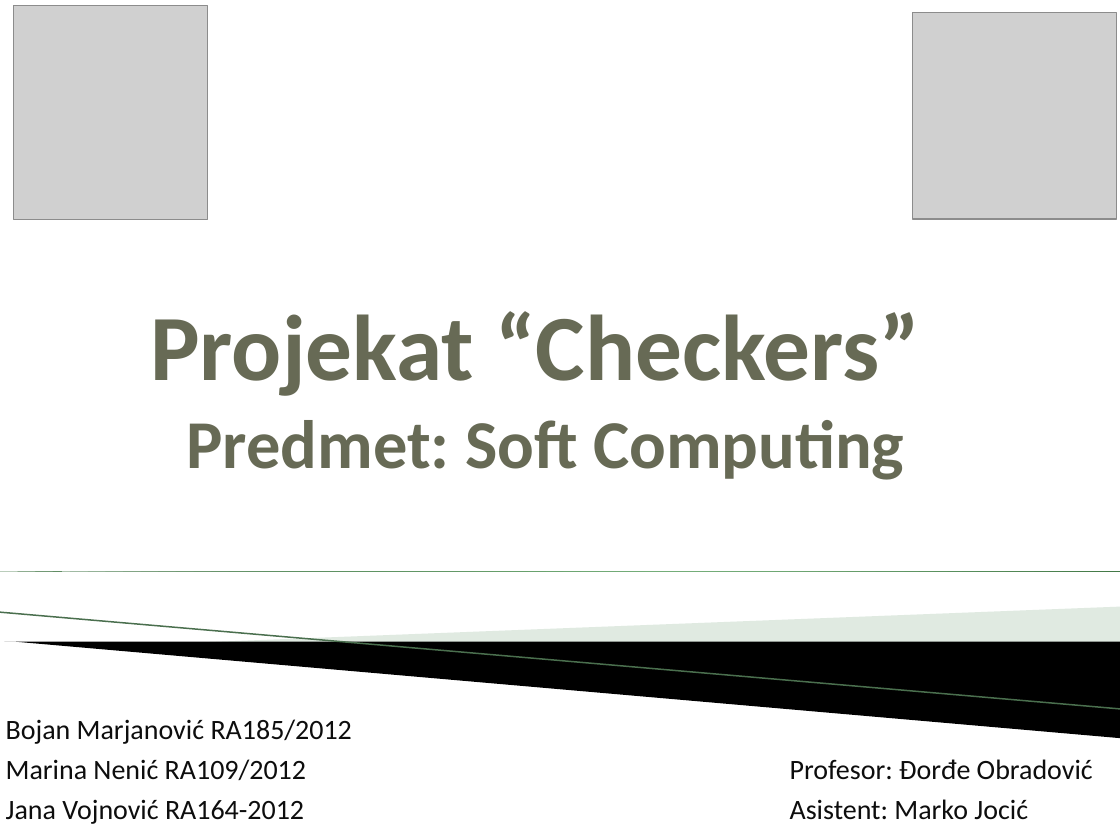
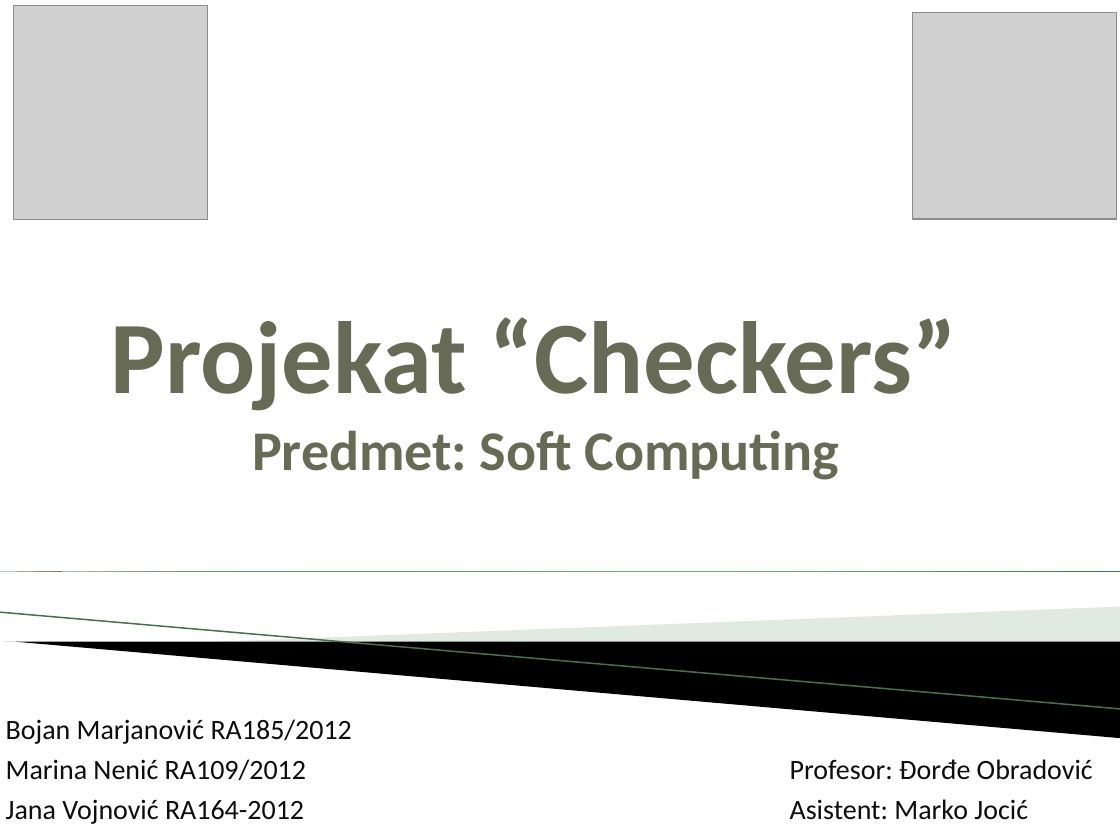
Before and after one commit to boimw/checkers, a slide deck: slide 1 of Projekat-Checkers.pptx. Drawn at 1120x840 pixels with LibreOffice and Linux fonts; fonts in the diff are those of the drawing; grey boxes stand for pictures; background and template pictures are left out. Boxes give left, top, right and bottom in pixels: in the first picture for what was removed or moved away, otherwise in the second. Text is boxed around its words. In the diff, an @@ line names an element or a change of style, - is before the commit and + after.

```diff
--- a/Projekat-Checkers.pptx
+++ b/Projekat-Checkers.pptx
@@ title "Projekat “Checkers” Predmet: Soft Computing" at bbox=[111, 317, 957, 480]: size 60 to 66 pt in "Projekat “Checkers”"; size 44 to 36 pt in "Predmet: Soft Computing" @@
```
Also in this commit, not shown: 7 other slides changed, 12 slides added, 3 slides removed, 15 other files.
